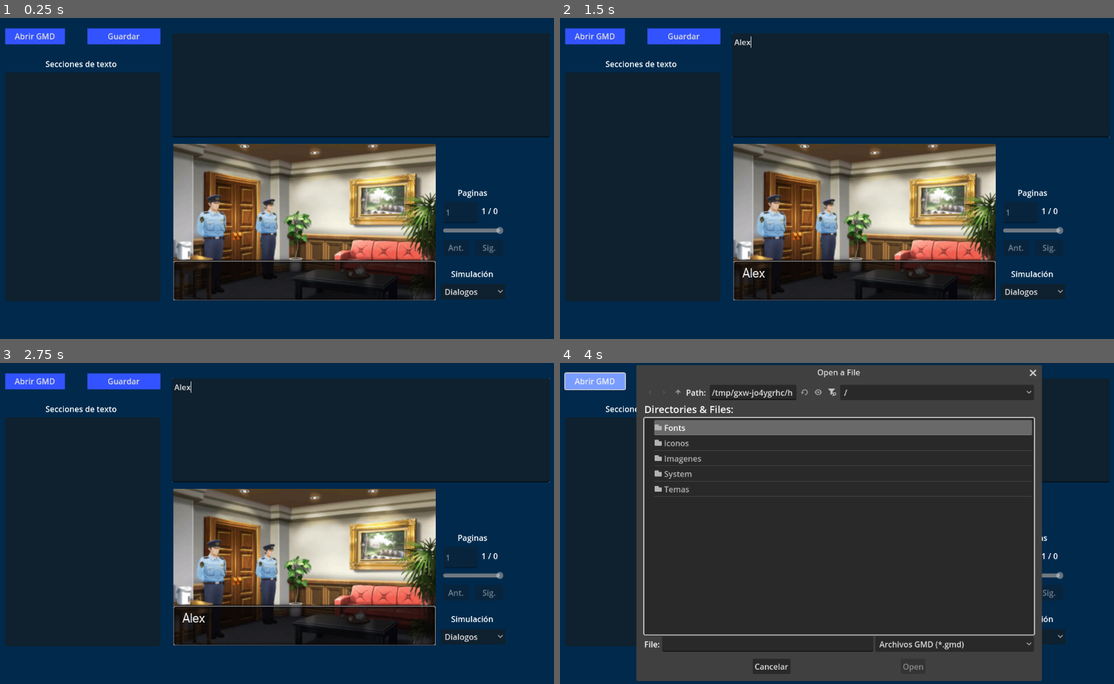
Above: before the commit, frames 1-4 (two rows, left to right).
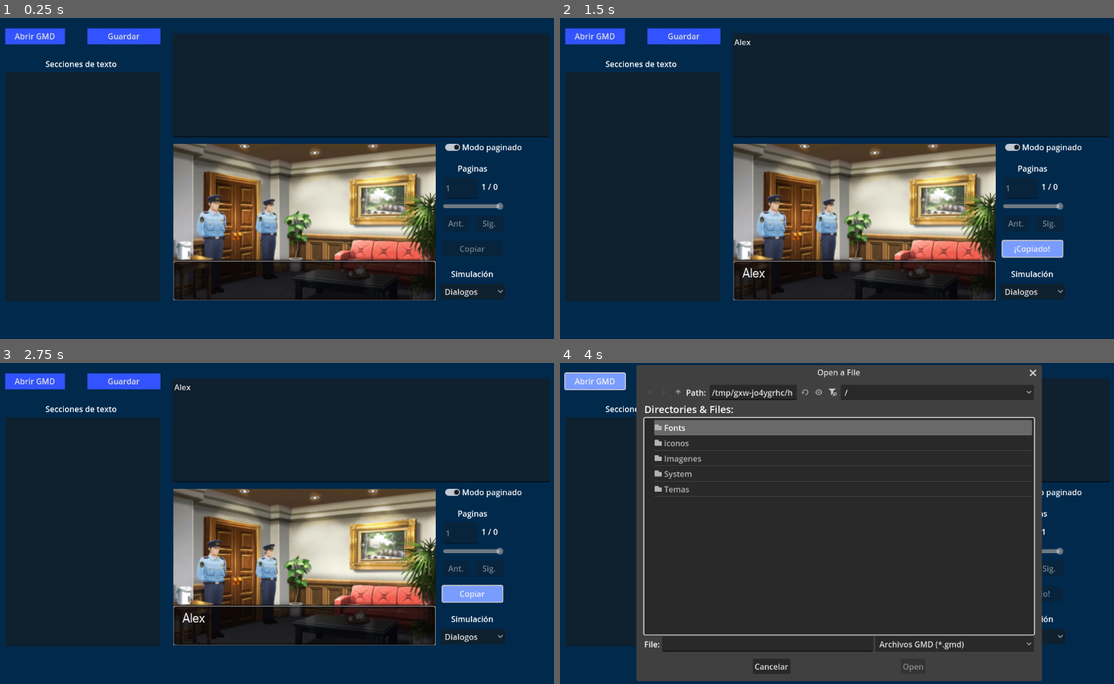
Above: after the commit, the same moments.

Repository: NostalgicProgramer/Dual-Destinies-gmd-Editor
Game: Godot game, scene res://System/extrator.tscn
Same seed, same stepped clock (60 frames per second), same inputs: the game is played once before the commit and once after it.
Inputs (mouse positions are in pixels of both pictures, inside the frame that each line leads up to):
- Up to frame 1 (0.25 s): no input
- Up to frame 2 (1.5 s): click (920, 85) at 0.52 s; type "Alex" at 0.6 s; click (1030, 249) at 1.25 s, where only the run after the commit has a clickable "Copiar"
- Up to frame 3 (2.75 s): click (470, 594) at 2 s, where only the run after the commit has a clickable "¡Copiado!"
- Up to frame 4 (4 s): click (1014, 491) at 2.77 s; click "Abrir GMD" at 3.5 s

The runs differ from the first frame. In frame 1, 0.8% of the frame differs, in the area x 79-95%, y 39-74%; in frame 2, 1.4%, in the area x 31-100%, y 4-75%; in frame 3, 1.4%; in frame 4, 0.3%.

Commit message:
Add files via upload

Diff:
--- a/DD 3DS GMD editor/System/PaginasManager.gd
+++ b/DD 3DS GMD editor/System/PaginasManager.gd
@@ -6,23 +6,37 @@
 @onready var contador = $Contador
 @onready var btn_prev = $"../BtnPrev"
 @onready var btn_next = $"../BtnNext"
+@onready var btn_copy = $"../BtnCopy"
+
+# Referencia al switch en tu interfaz (puedes cambiar la ruta según dónde tengas tu CheckButton/CheckBox)
+@onready var check_modo_paginado = $"../CheckModoPaginado" # Ajusta esta ruta si es necesario
 
 var lista_paginas = []
 var indice_pagina_actual = 0
+var modo_paginado: bool = true
 
 func _ready():
 	# Conexión de botones existentes
 	if btn_prev: btn_prev.pressed.connect(_on_prev_pressed)
 	if btn_next: btn_next.pressed.connect(_on_next_pressed)
 
-	# Conexión de nuevos elementos de búsqueda
+	# Conexión de elementos de búsqueda
 	searchbar.value_changed.connect(_on_slider_changed)
 	searchnumber.text_submitted.connect(_on_lineedit_submitted)
+
+	# Conexión del Switch de la UI (asumiendo que es un CheckButton o CheckBox)
+	if check_modo_paginado:
+		check_modo_paginado.button_pressed = modo_paginado
+		check_modo_paginado.toggled.connect(_on_modo_paginado_toggled)
 
 	actualizar_interfaz()
 
 func cargar_nuevo_bloque(texto_completo: String):
-	lista_paginas = texto_completo.split("<PAGE>")
+	# Guardamos primero el texto completo bruto
+	if modo_paginado:
+		lista_paginas = texto_completo.split("<PAGE>")
+	else:
+		lista_paginas = [texto_completo]
 
 	# 1. Resetear el índice lógico
 	indice_pagina_actual = 0
@@ -30,18 +44,20 @@
 	# 2. Resetear los elementos visuales
 	if searchbar:
 		searchbar.value = 0
-		# Importante: Actualizamos el rango del slider al nuevo total de páginas
 		searchbar.max_value = max(0, lista_paginas.size() - 1)
 
 	if searchnumber:
-		searchnumber.text = "1" # El usuario ve la página 1, aunque internamente sea 0
+		searchnumber.text = "1"
 
-	# 3. Limpieza de bordes (lo que ya tenías)
+	# 3. Limpieza de bordes pero SIN destruir el contenido ni los comandos
 	for i in range(lista_paginas.size()):
 		lista_paginas[i] = lista_paginas[i].lstrip("\n\r ").rstrip("\n\r ")
 
 	if lista_paginas.size() > 0:
-		edit_principal.text = lista_paginas[0]
+		if modo_paginado:
+			edit_principal.text = lista_paginas[0]
+		else:
+			edit_principal.text = texto_completo
 
 	# 4. Actualizar la interfaz
 	actualizar_interfaz()
@@ -49,19 +65,23 @@
 # El "cerebro" de la UI: actualiza todo a la vez
 func actualizar_interfaz():
 	var total = lista_paginas.size()
-	var hay_multiples = total > 1
+	var hay_multiples = modo_paginado and (total > 1)
 
 	# 1. Botones Prev/Next
 	btn_prev.disabled = !hay_multiples or (indice_pagina_actual == 0)
 	btn_next.disabled = !hay_multiples or (indice_pagina_actual == total - 1)
+	#btn_copy.disabled = !hay_multiples or (indice_pagina_actual == total - 1)
 
 	# 2. Contador
 	if contador:
-		contador.text = str(indice_pagina_actual + 1) + " / " + str(total)
+		if modo_paginado:
+			contador.text = str(indice_pagina_actual + 1) + " / " + str(total)
+		else:
+			contador.text = "1"
 
 	# 3. Barra deslizante (HSlider)
 	searchbar.max_value = max(0, total - 1)
-	searchbar.value = indice_pagina_actual
+	searchbar.value = indice_pagina_actual if modo_paginado else 0
 	searchbar.editable = hay_multiples
 
 	# 4. Input numérico
@@ -69,6 +89,11 @@
 	searchnumber.editable = hay_multiples
 
 func obtener_texto_unificado() -> String:
+	# Si estamos en modo completo, el TextEdit ya contiene todo tal cual lo dejamos
+	if not modo_paginado:
+		return edit_principal.text
+
+	# Si estamos en modo paginado, guardamos los cambios de la página actual antes de unir
 	if lista_paginas.size() > indice_pagina_actual:
 		lista_paginas[indice_pagina_actual] = edit_principal.text
 
@@ -76,19 +101,45 @@
 	for i in range(lista_paginas.size()):
 		res += lista_paginas[i]
 		if i < lista_paginas.size() - 1:
+			# Respetando tu formato: <PAGE> seguido únicamente de su salto de línea al final
 			res += "<PAGE>\n"
 	return res
 
+# Control del Switch desde la interfaz gráfica
+func _on_modo_paginado_toggled(button_pressed: bool):
+	if modo_paginado == button_pressed:
+		return
+
+	if not modo_paginado:
+		# De Completo -> Paginado: Partimos el texto actual usando <PAGE>
+		var texto_actual = edit_principal.text
+		lista_paginas = texto_actual.split("<PAGE>")
+		for i in range(lista_paginas.size()):
+			lista_paginas[i] = lista_paginas[i].lstrip("\n\r ").rstrip("\n\r ")
+		modo_paginado = true
+		indice_pagina_actual = 0
+		if lista_paginas.size() > 0:
+			edit_principal.text = lista_paginas[0]
+	else:
+		# De Paginado -> Completo: Unimos todas las páginas conservando los <PAGE>\n en su sitio
+		var texto_unificado = obtener_texto_unificado()
+		modo_paginado = false
+		lista_paginas = [texto_unificado]
+		edit_principal.text = texto_unificado
+		indice_pagina_actual = 0
+
+	actualizar_interfaz()
+
 # Navegación por botones
 func _on_prev_pressed():
-	if indice_pagina_actual > 0:
+	if modo_paginado and indice_pagina_actual > 0:
 		lista_paginas[indice_pagina_actual] = edit_principal.text
 		indice_pagina_actual -= 1
 		edit_principal.text = lista_paginas[indice_pagina_actual]
 		actualizar_interfaz()
 
 func _on_next_pressed():
-	if indice_pagina_actual < lista_paginas.size() - 1:
+	if modo_paginado and indice_pagina_actual < lista_paginas.size() - 1:
 		lista_paginas[indice_pagina_actual] = edit_principal.text
 		indice_pagina_actual += 1
 		edit_principal.text = lista_paginas[indice_pagina_actual]
@@ -96,6 +147,8 @@
 
 # Navegación por Slider
 func _on_slider_changed(value: float):
+	if not modo_paginado:
+		return
 	var nuevo_indice = int(value)
 	if nuevo_indice != indice_pagina_actual:
 		lista_paginas[indice_pagina_actual] = edit_principal.text
@@ -105,6 +158,8 @@
 
 # Navegación por LineEdit (Número de página)
 func _on_lineedit_submitted(nuevo_texto: String):
+	if not modo_paginado:
+		return
 	var pagina_deseada = int(nuevo_texto) - 1 # -1 porque los humanos cuentan desde 1
 	if pagina_deseada >= 0 and pagina_deseada < lista_paginas.size():
 		lista_paginas[indice_pagina_actual] = edit_principal.text
--- a/DD 3DS GMD editor/System/SimuladorAA.gd
+++ b/DD 3DS GMD editor/System/SimuladorAA.gd
@@ -5,6 +5,7 @@
 @onready var label_pruebas = $"../Simulacion2/Label"
 @onready var label_perfiles = $"../Simulacion3/Label"
 
+@onready var btn_copiar = $"../BtnCopy"
 # Diccionario para gestionar las vistas fácilmente
 # Referencias a los nodos de vista
 @onready var vistas = {
@@ -62,6 +63,9 @@
 	label_dialogo.bbcode_enabled = true
 	label_pruebas.bbcode_enabled = true
 	label_perfiles.bbcode_enabled = true
+
+	btn_copiar.pressed.connect(_on_btn_copiar_pressed)
+
 	cambiar_vista("DIALOGO")
 
 func _on_option_button_item_selected(index):
@@ -82,6 +86,12 @@
 func _process(_delta):
 	if edit_principal and edit_principal.text != null:
 		_actualizar_previsualizacion()
+
+		# Verificamos si hay texto activo en el simulador actual para habilitar/deshabilitar el botón
+		if btn_copiar:
+			var label_activo = labels.get(vista_actual)
+			# El botón estará habilitado solo si el label tiene texto (ignorando espacios vacíos)
+			btn_copiar.disabled = (label_activo == null or label_activo.text.strip_edges().is_empty())
 
 func _actualizar_previsualizacion():
 	# Elegimos qué label actualizar basándonos en la vista actual
@@ -106,3 +116,44 @@
 
 	# Aplicamos el resultado al label correcto
 	label_a_usar.text = texto_final
+
+
+func _on_btn_copiar_pressed():
+	if not labels.has(vista_actual):
+		return
+
+	var label_activo = labels[vista_actual]
+	var texto_con_bbcode = label_activo.text
+
+	if texto_con_bbcode.is_empty():
+		return
+
+	# Limpiamos las etiquetas BBCode para que solo quede el texto plano
+	var texto_limpio = _remover_etiquetas_bbcode(texto_con_bbcode)
+
+	# Copiamos al portapapeles usando Godot 4
+	DisplayServer.clipboard_set(texto_limpio)
+
+	# Feedback visual automático
+	_dar_feedback_visual()
+
+# Función auxiliar para quitar todo lo que esté entre corchetes [...]
+func _remover_etiquetas_bbcode(texto: String) -> String:
+	var regex = RegEx.new()
+	regex.compile("\\[.*?\\]") # Busca cualquier etiqueta entre corchetes
+	return regex.sub(texto, "", true) # Las borra por completo
+
+func _dar_feedback_visual():
+	if not btn_copiar:
+		return
+
+	var texto_original = btn_copiar.text
+	btn_copiar.text = "¡Copiado!"
+	btn_copiar.disabled = true
+
+	var arbol = get_tree()
+	if arbol:
+		await arbol.create_timer(1.0).timeout
+		if is_instance_valid(btn_copiar):
+			btn_copiar.text = texto_original
+			btn_copiar.disabled = false
--- a/DD 3DS GMD editor/System/extrator.tscn
+++ b/DD 3DS GMD editor/System/extrator.tscn
@@ -76,19 +76,18 @@
 theme = ExtResource("3_u1fh3")
 text = "Guardar"
 
-[node name="Simulador" type="Button" parent="."]
-visible = false
+[node name="BtnCopy" type="Button" parent="."]
 layout_mode = 1
 anchors_preset = 1
 anchor_left = 1.0
 anchor_right = 1.0
 offset_left = -247.0
-offset_top = 537.0
+offset_top = 450.0
 offset_right = -127.0
-offset_bottom = 569.0
-grow_horizontal = 0
-theme = ExtResource("3_u1fh3")
-text = "Simulador"
+offset_bottom = 482.0
+grow_horizontal = 0
+theme = ExtResource("3_u1fh3")
+text = "Copiar"
 
 [node name="BtnNext" type="Button" parent="."]
 layout_mode = 1
@@ -96,9 +95,9 @@
 anchor_left = 1.0
 anchor_right = 1.0
 offset_left = -182.0
-offset_top = 448.0
+offset_top = 399.0
 offset_right = -125.0
-offset_bottom = 480.0
+offset_bottom = 431.0
 grow_horizontal = 0
 theme = ExtResource("3_u1fh3")
 text = "Sig.
@@ -110,9 +109,9 @@
 anchor_left = 1.0
 anchor_right = 1.0
 offset_left = -246.0
-offset_top = 448.0
+offset_top = 399.0
 offset_right = -193.0
-offset_bottom = 480.0
+offset_bottom = 431.0
 grow_horizontal = 0
 theme = ExtResource("3_u1fh3")
 text = "Ant.
@@ -258,31 +257,38 @@
 
 [node name="Label" type="Label" parent="PageManager"]
 offset_left = 935.0
-offset_top = 341.0
+offset_top = 292.0
 offset_right = 995.0
-offset_bottom = 364.0
+offset_bottom = 315.0
 text = "Paginas"
+
+[node name="Label2" type="Label" parent="PageManager"]
+offset_left = 944.0
+offset_top = 249.0
+offset_right = 1107.0
+offset_bottom = 272.0
+text = "Modo paginado"
 
 [node name="Contador" type="Label" parent="PageManager"]
 offset_left = 983.0
-offset_top = 378.0
+offset_top = 329.0
 offset_right = 1026.0
-offset_bottom = 401.0
+offset_bottom = 352.0
 text = "/1000"
 
 [node name="HSlider" type="HSlider" parent="PageManager"]
 offset_left = 906.0
-offset_top = 408.0
+offset_top = 359.0
 offset_right = 1028.0
-offset_bottom = 451.0
+offset_bottom = 402.0
 
 [node name="LineEditSearch" type="LineEdit" parent="PageManager"]
 anchors_preset = 10
 anchor_right = 1.0
 offset_left = 907.0
-offset_top = 371.0
+offset_top = 322.0
 offset_right = -176.438
-offset_bottom = 414.0
+offset_bottom = 365.0
 grow_horizontal = 2
 
 [node name="label" type="Label" parent="."]
@@ -308,4 +314,11 @@
 popup/item_2/text = "Perfiles"
 popup/item_2/id = 2
 
+[node name="CheckModoPaginado" type="CheckButton" parent="."]
+layout_mode = 0
+offset_left = 903.0
+offset_top = 249.0
+offset_right = 947.0
+offset_bottom = 273.0
+
 [connection signal="item_selected" from="OptionButton" to="Simulacion" method="_on_option_button_item_selected"]
